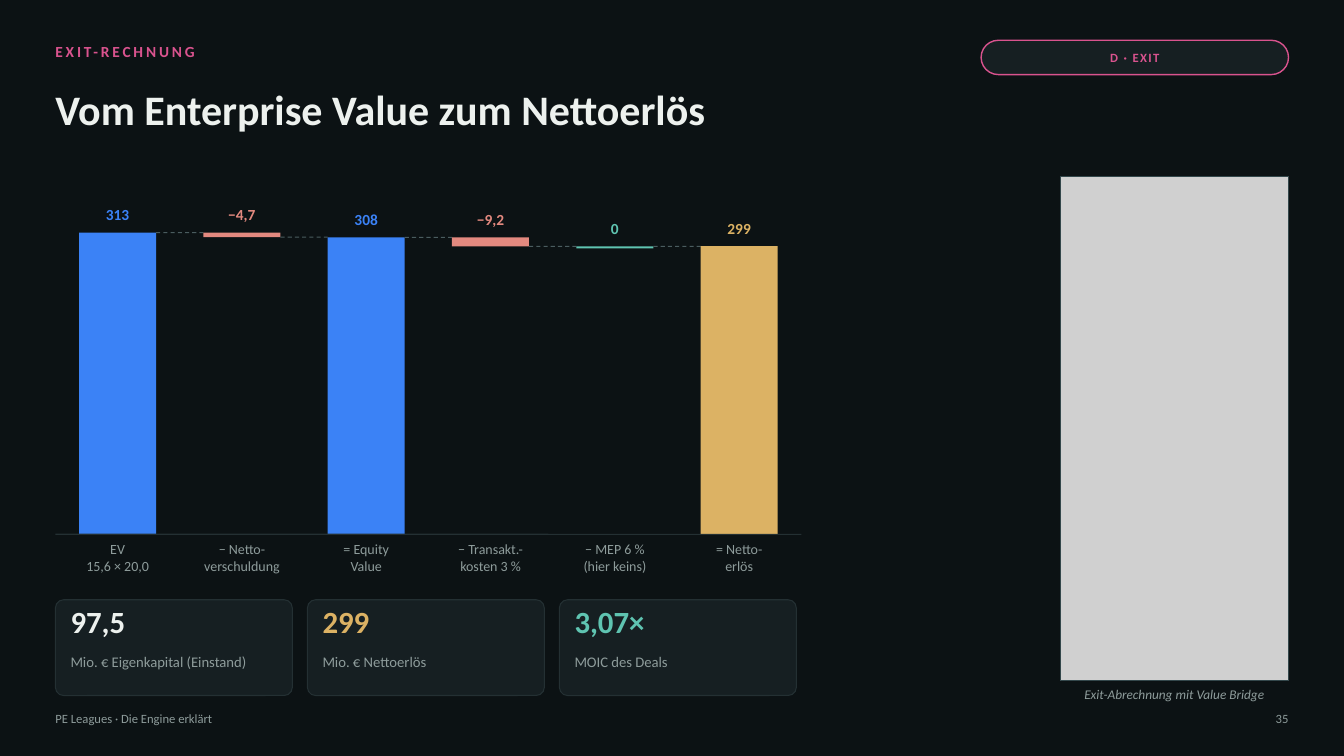
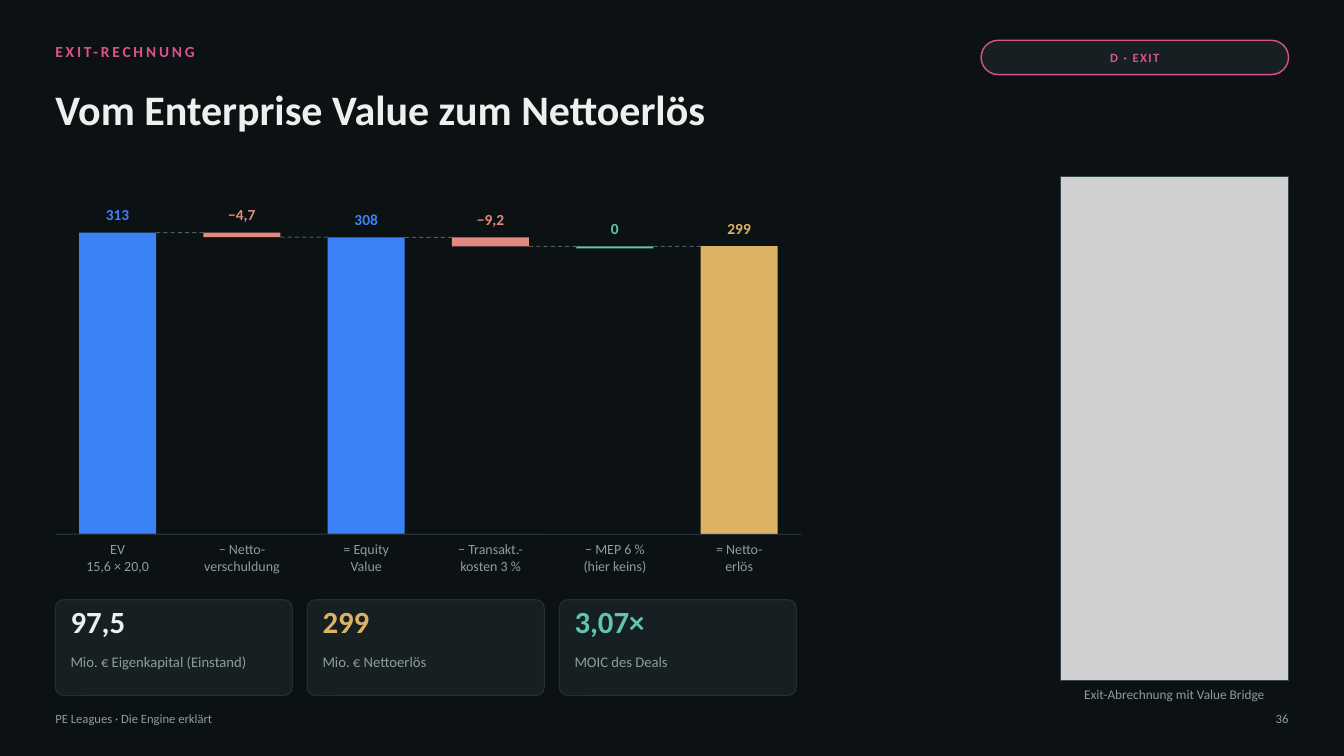
Before and after one commit to thematicum-dev/pe-leagues, a slide deck: slide 36 of docs/lehrmaterial/PE-Leagues_Engine-erklaert.pptx (slide 35 before the commit). Drawn at 1344x756 pixels with LibreOffice and Linux fonts; fonts in the diff are those of the drawing; grey boxes stand for pictures. Boxes give left, top, right and bottom in pixels: in the first picture for what was removed or moved away, otherwise in the second. Text is boxed around its words. In the diff, an @@ line names an element or a change of style, - is before the commit and + after.

```diff
--- a/docs/lehrmaterial/PE-Leagues_Engine-erklaert.pptx
+++ b/docs/lehrmaterial/PE-Leagues_Engine-erklaert.pptx
@@ text "Exit-Abrechnung mit Value Bridge" at bbox=[1084, 690, 1265, 701]: italic off @@
```
Also in this commit, not shown: 38 other slides changed, 2 slides added, 1 slide removed, 1 other file.
